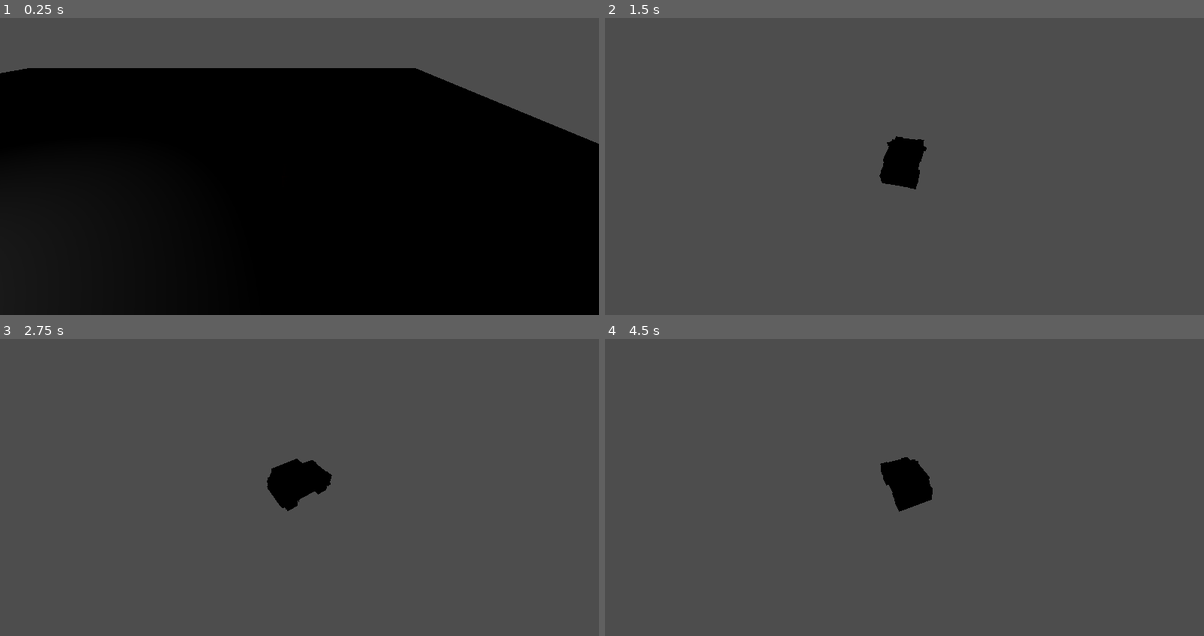
Above: before the commit, frames 1-4 (two rows, left to right).
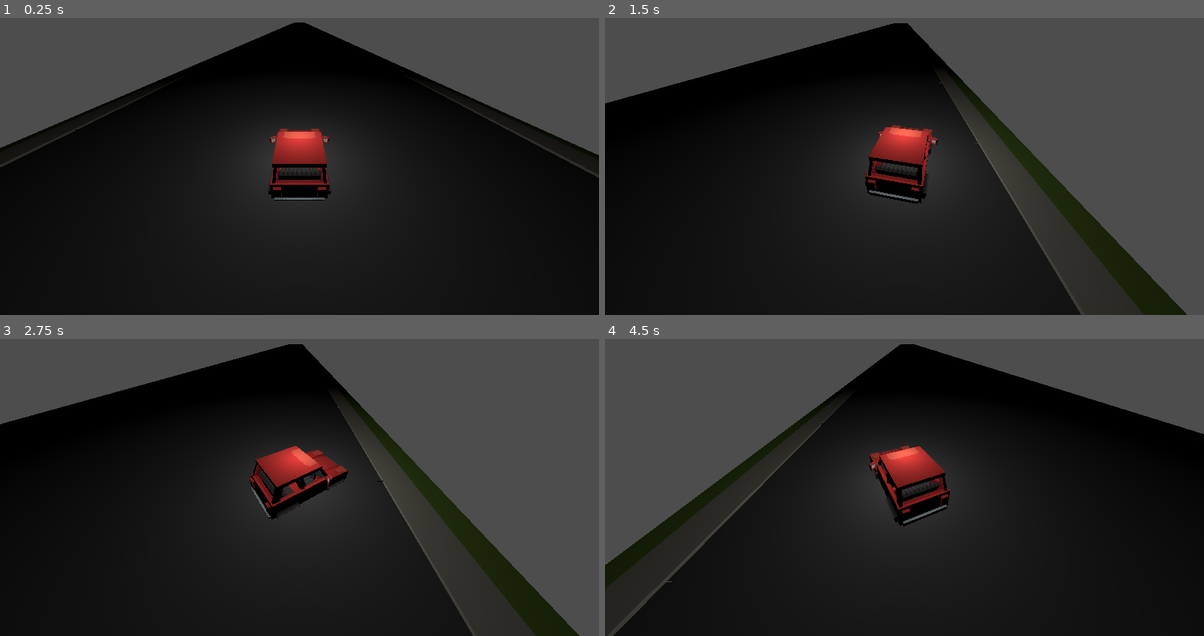
Above: after the commit, the same moments.

Repository: Calverin/Radio-Rideshare
Game: Godot game, scene res://Scenes/root.tscn
Two runs of this game, one before a commit and one after it. Both use one fixed random seed, a clock stepped at 60 frames per second and the inputs below.
Inputs:
- Up to frame 1 (0.25 s): no input
- Up to frame 2 (1.5 s): tap Enter (ui_accept) at 0.5, 0.77 s; hold D (steer_right) 0.53-1.28 s; hold Space (drift) 0.53-1.28 s; hold Down (ui_down) from 1.28 s (still down); tap Space (drift) at 1.35 s
- Up to frame 3 (2.75 s): tap Enter (ui_accept) at 1.52 s; release Down (ui_down) at 2.03 s; hold D (steer_right) from 2.03 s (still down); hold Space (drift) from 2.03 s (still down)
- Up to frame 4 (4.5 s): release D (steer_right) at 2.78 s; release Space (drift) at 2.78 s; hold Up (ui_up) 2.78-3.53 s; tap Space (drift) at 2.85, 4.35 s; tap Enter (ui_accept) at 3.02, 3.77 s; hold Space (drift) 3.53-4.28 s; hold A (steer_left) from 3.53 s (still down)

The runs differ from the first frame. In frame 1, 25% of the frame differs, in the area x 0-100%, y 1-93%; in frame 2, 65%; in frame 3, 65%; in frame 4, 72%, in the area x 0-100%, y 1-100%.

Commit message:
Very simple straight road generation

Diff:
--- a/Scenes/car.tscn
+++ b/Scenes/car.tscn
@@ -10,7 +10,6 @@
 [node name="Car" type="CharacterBody3D"]
 script = ExtResource("1_oamc2")
 speed = 60
-lanes = 3
 
 [node name="Body" type="CollisionShape3D" parent="."]
 transform = Transform3D(1, 0, 0, 0, 1, 0, 0, 0, 1, 0, 1.5, 0.05)
@@ -36,6 +35,6 @@
 skeleton = NodePath("../..")
 
 [node name="Camera3D" type="Camera3D" parent="."]
-transform = Transform3D(1, 0, 0, 0, 0.77188, 0.635768, 0, -0.635768, 0.77188, 0, 9.62921, 8.83538)
+transform = Transform3D(1, 0, 0, 0, 0.77188, 0.635768, 0, -0.635768, 0.77188, 0, 6.70486, 5.96559)
 current = true
 fov = 95.0
--- /dev/null
+++ b/Scenes/road.gd
@@ -0,0 +1,19 @@
+extends GridMap
+
+@export var lane_count: int = 3
+var size: int
+
+# Called when the node enters the scene tree for the first time.
+func _ready() -> void:
+	size = cell_scale
+	for i in range(50):
+		var z = -i * size
+		# Left road side
+		set_cell_item(Vector3i(0, 0, z), 0)
+		# Center
+		var x = size
+		for o in range(lane_count-2):
+			set_cell_item(Vector3i(x, 0, z), 1)
+			x += size
+		# Right side (10 is a flipped rotation on the y axis, don't ask y...)
+		set_cell_item(Vector3i(x + size, 0, z - size), 0, 10)
--- a/Scenes/road.tscn
+++ b/Scenes/road.tscn
@@ -1,14 +1,10 @@
-[gd_scene load_steps=2 format=3 uid="uid://j3un3pk121r3"]
+[gd_scene load_steps=3 format=3 uid="uid://j3un3pk121r3"]
 
 [ext_resource type="MeshLibrary" uid="uid://cye8w70qyxudp" path="res://Tiles/coloredtiles.tres" id="1_o0ymo"]
+[ext_resource type="Script" path="res://Scenes/road.gd" id="2_cknk7"]
 
-[node name="Road" type="Node3D"]
-transform = Transform3D(1, 0, 0, 0, 1, 0, 0, 0, 1, 13.496, 0, 0)
-
-[node name="GridMap" type="GridMap" parent="."]
+[node name="Road" type="GridMap"]
 mesh_library = ExtResource("1_o0ymo")
 cell_size = Vector3(3, 1, 3)
-cell_center_x = false
-cell_center_y = false
-cell_center_z = false
-metadata/_editor_floor_ = Vector3(0, 0, 0)
+script = ExtResource("2_cknk7")
+metadata/_editor_floor_ = Vector3(0, 1, 0)
--- a/Scenes/root.tscn
+++ b/Scenes/root.tscn
@@ -1,13 +1,7 @@
-[gd_scene load_steps=5 format=3 uid="uid://bp3hb20j374vw"]
+[gd_scene load_steps=3 format=3 uid="uid://bp3hb20j374vw"]
 
+[ext_resource type="PackedScene" uid="uid://j3un3pk121r3" path="res://Scenes/road.tscn" id="2_7cmc6"]
 [ext_resource type="PackedScene" uid="uid://c1klncb1e6jt8" path="res://Scenes/car.tscn" id="2_f441o"]
-[ext_resource type="Script" path="res://Scripts/ground.gd" id="2_kosd8"]
-
-[sub_resource type="BoxShape3D" id="BoxShape3D_tn7p2"]
-size = Vector3(100, 0.1, 100)
-
-[sub_resource type="BoxMesh" id="BoxMesh_v43vu"]
-size = Vector3(100, 0.1, 100)
 
 [node name="Root" type="Node"]
 
@@ -19,23 +13,13 @@
 
 [node name="World" type="Node3D" parent="."]
 
-[node name="Ground" type="StaticBody3D" parent="World"]
-axis_lock_linear_x = true
-axis_lock_linear_y = true
-axis_lock_linear_z = true
-axis_lock_angular_x = true
-axis_lock_angular_y = true
-axis_lock_angular_z = true
-script = ExtResource("2_kosd8")
+[node name="Car" parent="World" instance=ExtResource("2_f441o")]
+speed = 30
 
-[node name="CollisionShape3D" type="CollisionShape3D" parent="World/Ground"]
-shape = SubResource("BoxShape3D_tn7p2")
-
-[node name="MeshInstance3D" type="MeshInstance3D" parent="World/Ground"]
-mesh = SubResource("BoxMesh_v43vu")
-
-[node name="OmniLight3D" type="OmniLight3D" parent="World"]
+[node name="OmniLight3D" type="OmniLight3D" parent="World/Car"]
 transform = Transform3D(1, 0, 0, 0, 1, 0, 0, 0, 1, 0, 3.46932, 0)
 omni_range = 24.755
 
-[node name="Car" parent="World" instance=ExtResource("2_f441o")]
+[node name="Road" parent="World" instance=ExtResource("2_7cmc6")]
+transform = Transform3D(1, 0, 0, 0, 1, 0, 0, 0, 1, 0, -2.1, 0)
+cell_scale = 4.0
--- a/Scripts/car.gd
+++ b/Scripts/car.gd
@@ -1,7 +1,7 @@
 extends CharacterBody3D
 
 @export_enum("Slow:30", "Average:60", "Very Fast:200") var speed: int
-@export_enum("Local Road:1", "City Street:3", "Highway:5") var lanes: int
+@onready var lanes: int = $"../Road".lane_count
 var current_lane: int
 
 var drifting: bool = false
--- a/Scripts/ground.gd
+++ /dev/null
@@ -1,16 +0,0 @@
-extends StaticBody3D
-
-
-# Called when the node enters the scene tree for the first time.
-func _ready() -> void:
-	pass # Replace with function body.
-
-
-# Called every frame. 'delta' is the elapsed time since the previous frame.
-func _process(delta: float) -> void:
-	pass
-
-func _physics_process(delta: float) -> void:
-	var collision = move_and_collide(Vector3.ZERO)
-	if collision:
-		print(collision.get_collider().name)
--- a/Tiles/coloredtiles.tres
+++ b/Tiles/coloredtiles.tres
@@ -532,31 +532,31 @@
 }
 
 [sub_resource type="ImageTexture" id="ImageTexture_yk0v6"]
-image = SubResource("Image_8vdhy")
+image = SubResource("Image_j52gr")
 
 [resource]
-item/0/name = "RoadTile027"
+item/0/name = "RoadSide"
 item/0/mesh = SubResource("ArrayMesh_cpa5g")
 item/0/mesh_transform = Transform3D(1, 0, 0, 0, 1, 0, 0, 0, 1, 0, 0, 0)
 item/0/shapes = []
 item/0/navigation_mesh_transform = Transform3D(1, 0, 0, 0, 1, 0, 0, 0, 1, 0, 0, 0)
 item/0/navigation_layers = 1
 item/0/preview = SubResource("ImageTexture_oy2a8")
-item/1/name = "RoadTile058"
+item/1/name = "RoadCenter"
 item/1/mesh = SubResource("ArrayMesh_l8q62")
 item/1/mesh_transform = Transform3D(1, 0, 0, 0, 1, 0, 0, 0, 1, 0, 0, 0)
 item/1/shapes = []
 item/1/navigation_mesh_transform = Transform3D(1, 0, 0, 0, 1, 0, 0, 0, 1, 0, 0, 0)
 item/1/navigation_layers = 1
 item/1/preview = SubResource("ImageTexture_1oegk")
-item/2/name = "RoadTile104"
+item/2/name = "RoadDivider"
 item/2/mesh = SubResource("ArrayMesh_s1hhx")
 item/2/mesh_transform = Transform3D(1, 0, 0, 0, 1, 0, 0, 0, 1, 0, 0, 0)
 item/2/shapes = []
 item/2/navigation_mesh_transform = Transform3D(1, 0, 0, 0, 1, 0, 0, 0, 1, 0, 0, 0)
 item/2/navigation_layers = 1
 item/2/preview = SubResource("ImageTexture_rryh0")
-item/3/name = "RoadTile109"
+item/3/name = "Crosswalk"
 item/3/mesh = SubResource("ArrayMesh_576mm")
 item/3/mesh_transform = Transform3D(1, 0, 0, 0, 1, 0, 0, 0, 1, 0, 0, 0)
 item/3/shapes = []
Not shown: 7 places in Tiles/coloredtiles.tres that only renumber resources
